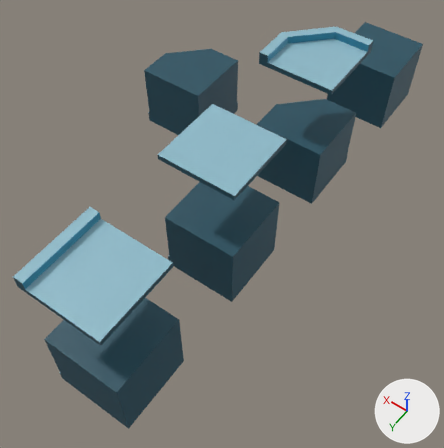
One commit to the Blender file Assets/Example/Models/tiles_building.blend: the scene before it, then after it.
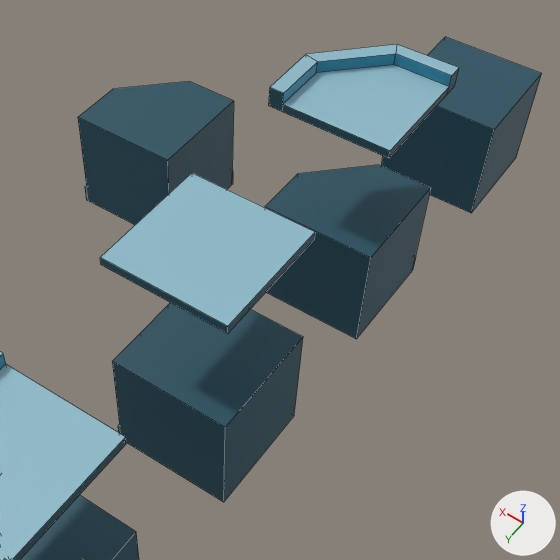
Each version is shown whole from a 50 mm camera at (-2.76, 3.87, 6.8) aimed at (0.21, -0.28, 0.28), then close up on the part from 22% to 98% of the width and 0% to 75% of the height. Every picture has the same lights, and +X, +Y and +Z are marked at lower right. The close-ups show mesh edges as thin lines.

In view in the first close-up: 'tile_building_01', 'tile_building_02', 'tile_building_03', 'tile_building_04', 'tile_building_t03', 'tile_roof_01', 'tile_roof_02', 'tile_roof_03'.
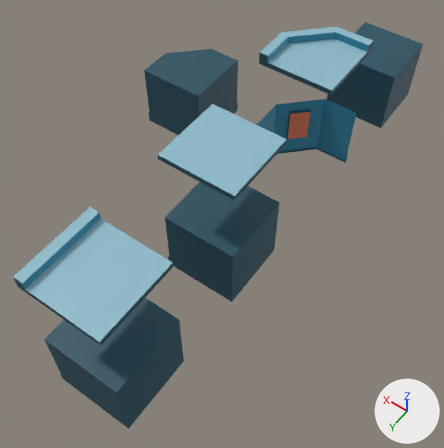
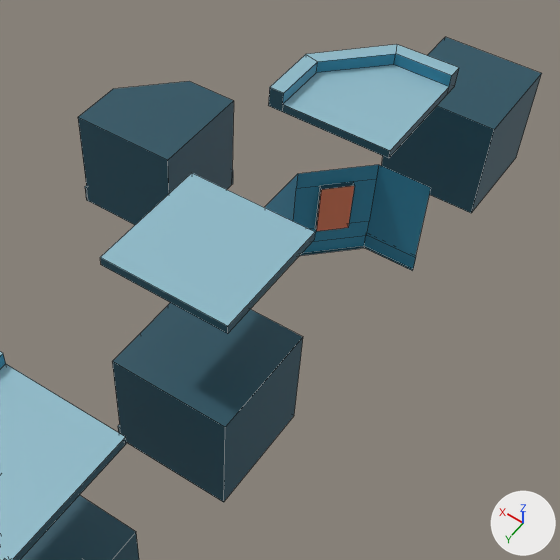
Location of each change, (x1, y1, x2, y2) in pixels of the close-ups (560 x 560 px):
'tile_building_03', reshaped: before (265, 165, 431, 339); after (265, 165, 431, 270)
part 1 of me_cube_003, cut back: before (265, 165, 431, 339); after (300, 246, 413, 270)

What the commit changed:
me_cube_003 is used by ob_tile_building_03; location (0.0, -2.0, 0.0); rotation (1.571, 0.0, 0.0), in degrees (90, 0, 0).
me_cube_003 had 32 vertices, 23 faces and spanned x -0.5..0.522, y 0.0..1.0, z -0.5..0.522.
me_cube_003 now has 32 vertices, 20 faces and spans x -0.5..0.522, y 0.0..1.0, z -0.5..0.522.
Part 1, on me_cube_003:
2 vertices are removed from x -0.5, y 0.0..1.0, z -0.5.
6 faces are deleted.
2 vertices are added at (0.5, 0.0, 0.0), (0.0, 0.0, 0.5).
3 new faces join them.
